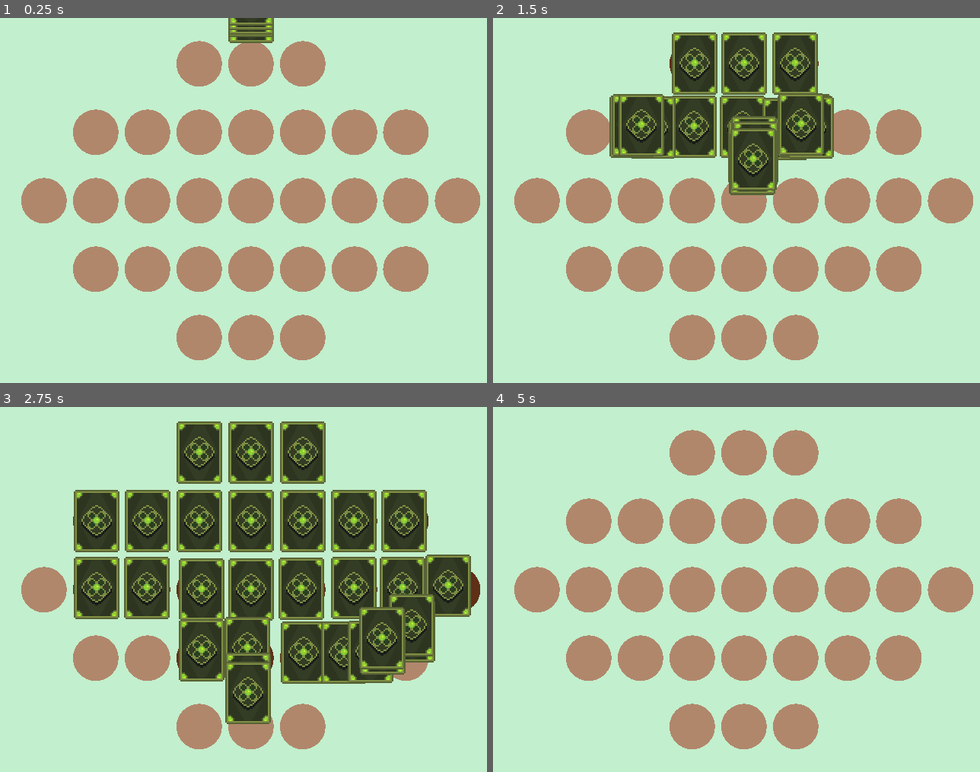
Above: before the commit, frames 1-4 (two rows, left to right).
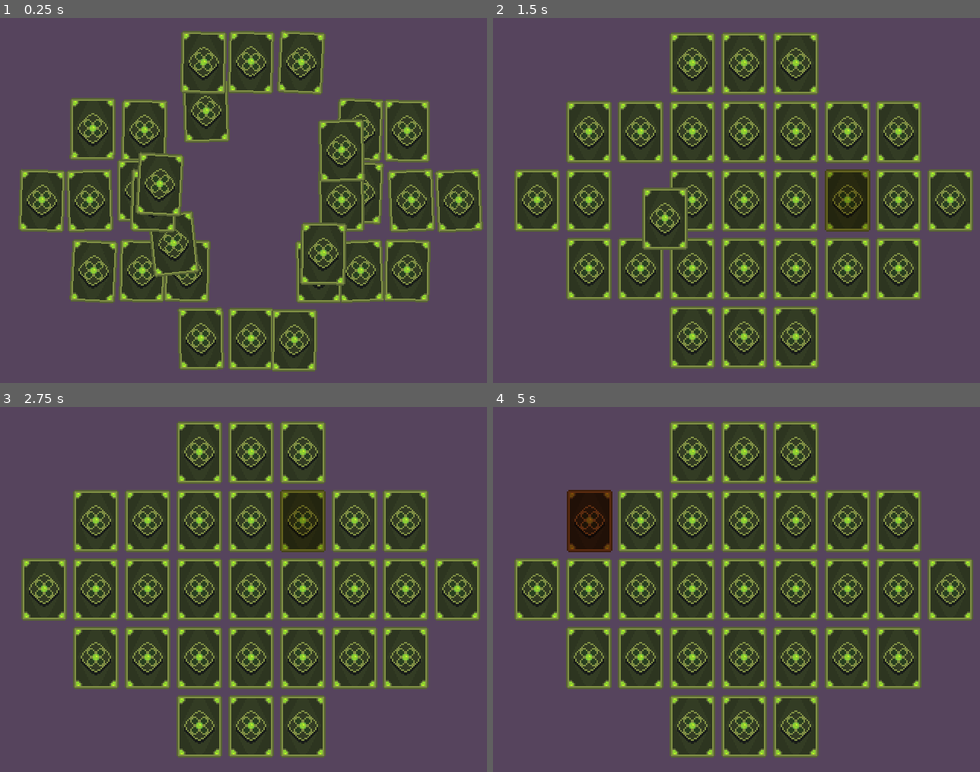
Above: after the commit, the same moments.

Repository: guilhermesgb/lonely-memory-game
Game: Godot game, scene res://Board.tscn
The game is run twice, just before and just after one commit, with the same random seed, the same clock (stepped at 60 frames per second) and the same inputs.
Inputs (mouse positions are in pixels of both pictures, inside the frame that each line leads up to):
- Up to frame 1 (0.25 s): no input
- Up to frame 2 (1.5 s): move the mouse to (843, 182) at 0.52 s; click (843, 182) at 0.67 s; drag from (639, 218) to (712, 273) at 1.27 s
- Up to frame 3 (2.75 s): move the mouse to (292, 509) at 2.02 s; click (292, 509) at 2.17 s
- Up to frame 4 (5 s): drag from (712, 662) to (590, 534) at 2.77 s; move the mouse to (882, 644) at 3.52 s; click (882, 644) at 3.67 s; drag from (590, 534) to (663, 498) at 4.27 s

The runs differ from the first frame. In frame 1, 100% of the frame differs, in the area x 0-100%, y 0-100%; in frame 2, 93%; in frame 3, 74%; in frame 4, 100%.

Commit message:
Implement cards distribution on the board

Diff:
--- a/Board.gd
+++ b/Board.gd
@@ -1,13 +1,29 @@
 extends Node2D
 
+signal preparation_done
+
+onready var slots = get_tree().get_nodes_in_group("slots")
+onready var cards = get_tree().get_nodes_in_group("cards")
 onready var timer = $Timer
 
+var occupiedSlotsCounter = 0
+
 func _ready():
-	timer.start()
+	for slot in slots:
+		slot.connect("slot_occupied", self, "_on_slot_occupied")
+	for card in cards:
+		card.setup(self)
 
 func _on_Timer_timeout():
 	print("restarting current scene")
 	get_tree().reload_current_scene()
 
 func _draw():
-	draw_circle(Vector2.ZERO, 2000, Color("#c2efcd"))
+	draw_circle(Vector2.ZERO, 2000, Color("#56445d"))
+
+func _on_slot_occupied():
+	occupiedSlotsCounter = occupiedSlotsCounter + 1
+
+	if (occupiedSlotsCounter == slots.size()):
+		emit_signal("preparation_done")
+		timer.start()
--- a/Board.tscn
+++ b/Board.tscn
@@ -104,84 +104,84 @@
 position = Vector2( 164.908, -120 )
 
 [node name="Card4" parent="." instance=ExtResource( 1 )]
-position = Vector2( 164.908, -120 )
+position = Vector2( 164.908, 360.274 )
 
 [node name="Card5" parent="." instance=ExtResource( 1 )]
-position = Vector2( 164.908, -120 )
+position = Vector2( 164.908, 360.274 )
 
 [node name="Card6" parent="." instance=ExtResource( 1 )]
-position = Vector2( 164.908, -120 )
+position = Vector2( 164.908, 360.274 )
 
 [node name="Card7" parent="." instance=ExtResource( 1 )]
-position = Vector2( 164.908, -120 )
+position = Vector2( 450.817, 120.137 )
 
 [node name="Card8" parent="." instance=ExtResource( 1 )]
-position = Vector2( 164.908, -120 )
+position = Vector2( 450.817, 120.137 )
 
 [node name="Card9" parent="." instance=ExtResource( 1 )]
-position = Vector2( 164.908, -120 )
+position = Vector2( 450.817, 120.137 )
 
 [node name="Card10" parent="." instance=ExtResource( 1 )]
-position = Vector2( 164.908, -120 )
+position = Vector2( -121.229, 120.137 )
 
 [node name="Card11" parent="." instance=ExtResource( 1 )]
-position = Vector2( 164.908, -120 )
+position = Vector2( -121.229, 120.137 )
 
 [node name="Card12" parent="." instance=ExtResource( 1 )]
-position = Vector2( 164.908, -120 )
+position = Vector2( -121.229, 120.137 )
 
 [node name="Card13" parent="." instance=ExtResource( 1 )]
-position = Vector2( 164.908, -120 )
+position = Vector2( -121.229, -120 )
 
 [node name="Card14" parent="." instance=ExtResource( 1 )]
-position = Vector2( 164.908, -120 )
+position = Vector2( -121.229, -120 )
 
 [node name="Card15" parent="." instance=ExtResource( 1 )]
-position = Vector2( 164.908, -120 )
+position = Vector2( -121.229, -120 )
 
 [node name="Card16" parent="." instance=ExtResource( 1 )]
-position = Vector2( 164.908, -120 )
+position = Vector2( -121.229, -120 )
 
 [node name="Card17" parent="." instance=ExtResource( 1 )]
-position = Vector2( 164.908, -120 )
+position = Vector2( 450.817, 360.274 )
 
 [node name="Card18" parent="." instance=ExtResource( 1 )]
-position = Vector2( 164.908, -120 )
+position = Vector2( -121.229, 360.274 )
 
 [node name="Card19" parent="." instance=ExtResource( 1 )]
-position = Vector2( 164.908, -120 )
+position = Vector2( 450.817, -120 )
 
 [node name="Card20" parent="." instance=ExtResource( 1 )]
-position = Vector2( 164.908, -120 )
+position = Vector2( 166.097, -120 )
 
 [node name="Card21" parent="." instance=ExtResource( 1 )]
-position = Vector2( 164.908, -120 )
+position = Vector2( -121.229, 360.274 )
 
 [node name="Card22" parent="." instance=ExtResource( 1 )]
-position = Vector2( 164.908, -120 )
+position = Vector2( -121.229, 360.274 )
 
 [node name="Card23" parent="." instance=ExtResource( 1 )]
-position = Vector2( 164.908, -120 )
+position = Vector2( -121.229, 360.274 )
 
 [node name="Card24" parent="." instance=ExtResource( 1 )]
-position = Vector2( 164.908, -120 )
+position = Vector2( 450.817, 360.274 )
 
 [node name="Card25" parent="." instance=ExtResource( 1 )]
-position = Vector2( 164.908, -120 )
+position = Vector2( 450.817, 360.274 )
 
 [node name="Card26" parent="." instance=ExtResource( 1 )]
-position = Vector2( 164.908, -120 )
+position = Vector2( 450.817, 360.274 )
 
 [node name="Card27" parent="." instance=ExtResource( 1 )]
-position = Vector2( 164.908, -120 )
+position = Vector2( 450.817, -120 )
 
 [node name="Card28" parent="." instance=ExtResource( 1 )]
-position = Vector2( 164.908, -120 )
+position = Vector2( 450.817, -120 )
 
 [node name="Card29" parent="." instance=ExtResource( 1 )]
-position = Vector2( 164.908, -120 )
+position = Vector2( 450.817, -120 )
 
 [node name="Timer" type="Timer" parent="."]
-wait_time = 5.0
+wait_time = 15.0
 one_shot = true
 [connection signal="timeout" from="Timer" to="." method="_on_Timer_timeout"]
--- a/Card.gd
+++ b/Card.gd
@@ -1,16 +1,79 @@
 extends Node2D
 
+signal select_for_reveal_updated(name)
+signal select_for_win_updated(name)
+
 onready var rng = RandomNumberGenerator.new()
+onready var noise = OpenSimplexNoise.new()
+
+onready var sprite = $Sprite
 onready var touchInputDetector = $Sprite/TouchInputDetector
 onready var slots = get_tree().get_nodes_in_group("slots")
+onready var cards = get_tree().get_nodes_in_group("cards")
 
 var targetSlot
 var isLockedToSlot
+var isSelectedForReveal
+var isSelectedForWin
+
+func setup(board):
+	board.connect("preparation_done", self, "_on_preparation_done")
+
+	for card in cards:
+		card.connect("select_for_reveal_updated", self, "_on_select_for_reveal_updated")
+		card.connect("select_for_win_updated", self, "_on_select_for_win_updated")
 
 func _ready():
 	rng.randomize()
+	noise.seed = randi()
+	noise.octaves = 4
+	noise.period = 20
+	noise.persistence = 0.8
+
 	touchInputDetector.setup(self)
+	touchInputDetector.disable()
 	find_nearest_unoccupied_slot()
+
+func _on_preparation_done():
+	touchInputDetector.enable()
+
+func is_selected_for_reveal():
+	return isSelectedForReveal
+
+func set_selected_for_reveal(isSelectedForReveal):
+	self.isSelectedForReveal = isSelectedForReveal
+
+	if isSelectedForReveal:
+		emit_signal("select_for_reveal_updated", self.name)
+
+func is_selected_for_win():
+	return isSelectedForWin
+
+func set_selected_for_win(isSelectedForWin):
+	self.isSelectedForWin = isSelectedForWin
+
+	if isSelectedForWin:
+		emit_signal("select_for_win_updated", self.name)
+
+func _on_select_for_reveal_updated(name):
+	set_selected_for_win(false)
+
+func _on_select_for_win_updated(name):
+	if name == self.name:
+		return
+
+	set_selected_for_reveal(false)
+	set_selected_for_win(false)
+
+func render_selected_state():
+	if isSelectedForWin:
+		sprite.modulate = Color("#B44E39")
+
+	elif isSelectedForReveal:
+		sprite.modulate = Color("#C7B074")
+
+	else:
+		sprite.modulate = Color.white
 
 func find_nearest_unoccupied_slot():
 	isLockedToSlot = false
@@ -26,6 +89,8 @@
 		if (distance < shortestDistance):
 			targetSlot = slot
 			shortestDistance = distance
+			var variation = noise.get_noise_1d(rng.randf_range(-1.0, 1.0))
+			set_rotation(variation * 0.523599)
 			set_z_index(get_z_index() + 1)
 
 func is_close_enough_to_target_slot():
@@ -36,34 +101,41 @@
 	if not targetSlot.is_occupied():
 		isLockedToSlot = true
 		targetSlot.occupy()
+		set_z_index(0)
 		print("LOCK")
 
 func _physics_process(delta):
+	render_selected_state()
+
 	if touchInputDetector.is_detecting_touch():
 		return
 	elif not isLockedToSlot and (targetSlot == null or targetSlot.is_occupied()):
 		find_nearest_unoccupied_slot()
 
-	set_position(lerp(global_position, targetSlot.global_position, rng.randf_range(0.8, 8) * delta))
+	set_position(lerp(global_position, targetSlot.global_position, rng.randf_range(8, 24) * delta))
 	set_rotation(lerp_angle(rotation, 0, rng.randf_range(0.8, 8) * delta))
 
 	if is_close_enough_to_target_slot():
-		set_z_index(lerp(z_index, 0, rng.randf_range(0.8, 8) * delta))
 		lock_to_unoccupied_slot()
 
 func _on_TouchInputDetector_dragging(position):
+	sprite.modulate = Color("#ccffffff")
 	set_position(position)
-	look_at(position)
-	set_z_index(1)
+	var variation = noise.get_noise_1d(rng.randf_range(-1.0, 1.0))
+	set_rotation(lerp_angle(rotation, variation * 0.261799, rng.randf_range(0, 1)))
+	set_z_index(2)
 
 func _on_TouchInputDetector_dragged():
 	if isLockedToSlot:
 		targetSlot.deoccupy()
+		set_z_index(1)
 	find_nearest_unoccupied_slot()
 	print("DRAG")
 
 func _on_TouchInputDetector_tapped():
-	print("SINGLE_TAP")
+	set_selected_for_reveal(!isSelectedForReveal)
+	print("TAP")
 
 func _on_TouchInputDetector_long_pressed():
+	set_selected_for_win(!isSelectedForWin)
 	print("LONG_PRESS")
--- a/Card.tscn
+++ b/Card.tscn
@@ -14,6 +14,9 @@
 
 [node name="TouchInputDetector" parent="Sprite" instance=ExtResource( 2 )]
 
+[node name="LongPressTimer" parent="Sprite/TouchInputDetector" index="0"]
+wait_time = 0.4
+
 [node name="TouchInputArea" parent="Sprite/TouchInputDetector" index="1"]
 scale = Vector2( 1, 1 )
 shape_centered = false
--- a/Slot.gd
+++ b/Slot.gd
@@ -1,16 +1,19 @@
 extends Position2D
+
+signal slot_occupied
 
 var isOccupied = false
 
-func _draw():
-	draw_circle(Vector2.ZERO, 15, Color("#b1876c"))
+#func _draw():
+#	draw_circle(Vector2.ZERO, 15, Color("#b1876c"))
 
 func occupy():
-	modulate = Color("#8a5939")
+	emit_signal("slot_occupied")
+#	modulate = Color("#8a5939")
 	isOccupied = true
 
 func deoccupy():
-	modulate = Color.white
+#	modulate = Color.white
 	isOccupied = false
 
 func is_occupied():
--- a/TouchInputDetector.gd
+++ b/TouchInputDetector.gd
@@ -19,16 +19,26 @@
 var currentPosition = Vector2()
 var deltaPosition = Vector2()
 
-var parent
+var isEnabled = false
+var user
 
-func setup(owner):
-	parent = owner
+func setup(user):
+	self.user = user
+
+func disable():
+	isEnabled = false
+
+func enable():
+	isEnabled = true
 
 func is_detecting_touch():
-	return startedTouchPress or isStillTouchPressing or isPerformingDragging
+	return isEnabled and (startedTouchPress or isStillTouchPressing or isPerformingDragging)
 
 func _on_TouchInputArea_pressed():
-	currentPosition = parent.get_position()
+	if not isEnabled:
+		return
+
+	currentPosition = user.get_position()
 	startedTouchPress = true
 
 func _input(event):
@@ -58,13 +68,19 @@
 		longPressTimer.start()
 
 func _process(_delta):
-	isStillTouchPressing = Input.is_mouse_button_pressed(BUTTON_LEFT)
+	if not isEnabled:
+		return
+
+	isStillTouchPressing = startedTouchPress and Input.is_mouse_button_pressed(BUTTON_LEFT)
 
 func _on_LongPressTimer_timeout():
 	if startedTouchPress and isStillTouchPressing:
 		touchType = TouchType.LONG_PRESS
 
 func _on_TouchInputArea_released():
+	if not isEnabled:
+		return
+
 	startedTouchPress = false
 	isStillTouchPressing = false
 	isPerformingDragging = false
